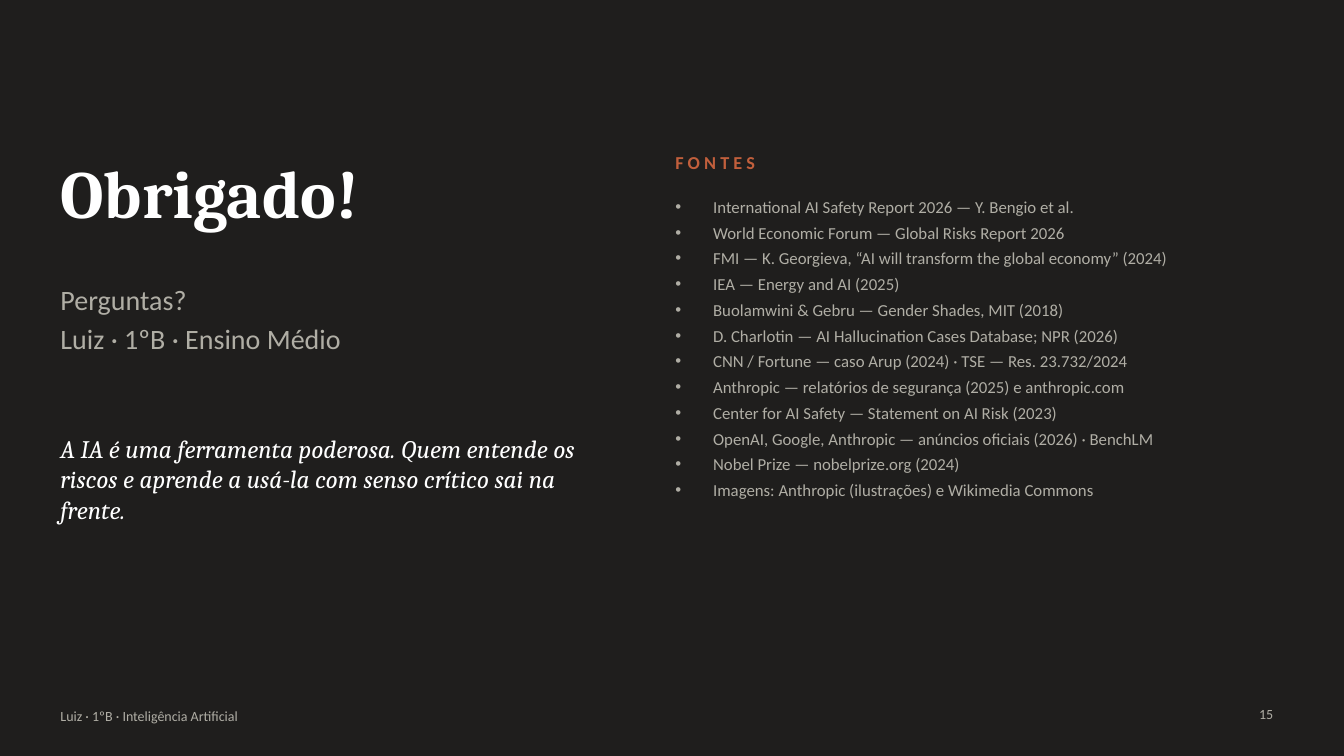
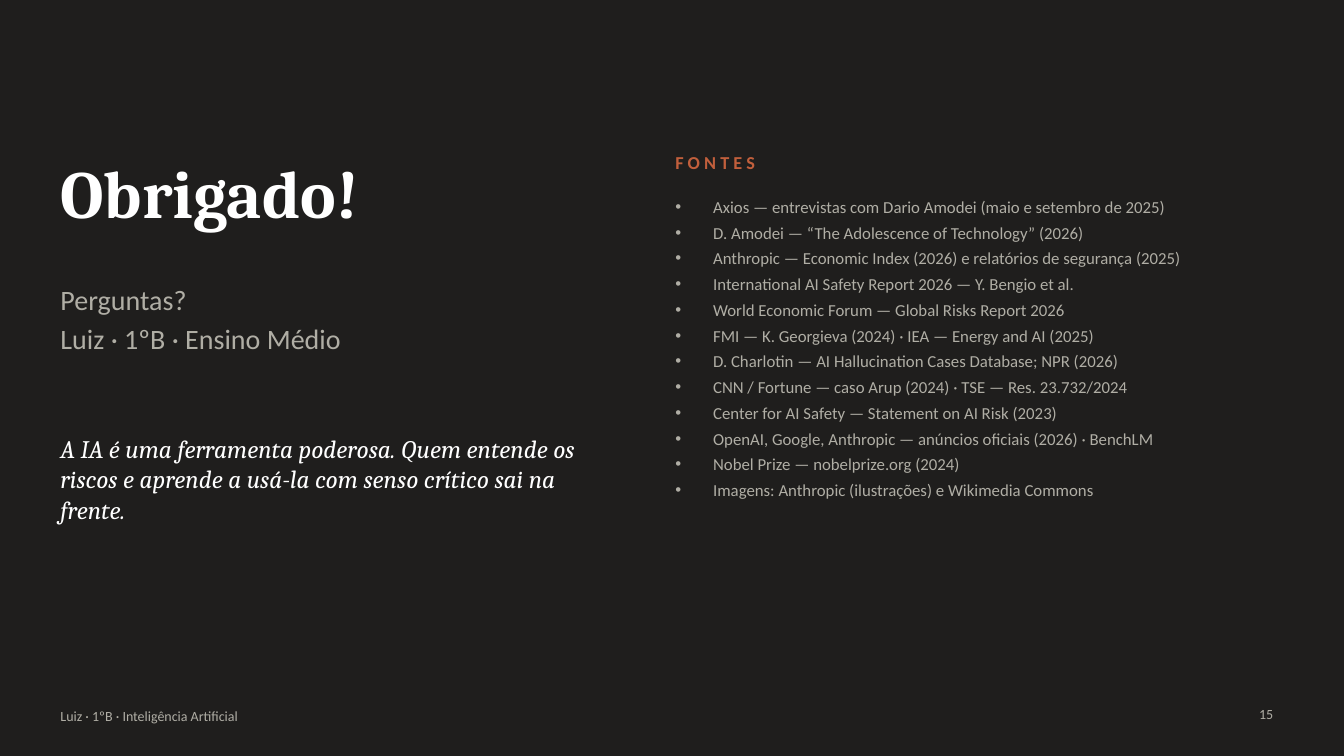
Before and after one commit to ArkhamKnight15/claude, a slide deck: slide 15 of apresentacao-ia/IA - Anthropic - Claude.pptx. Drawn at 1344x756 pixels with LibreOffice and Linux fonts; fonts in the diff are those of the drawing. Boxes give left, top, right and bottom in pixels: in the first picture for what was removed or moved away, otherwise in the second. Text is boxed around its words. In the diff, an @@ line names an element or a change of style, - is before the commit and + after.

```diff
--- a/apresentacao-ia/IA - Anthropic - Claude.pptx
+++ b/apresentacao-ia/IA - Anthropic - Claude.pptx
@@ text at [713, 201, 1180, 267]: paragraphs added @@
+• Axios — entrevistas com Dario Amodei (maio e setembro de 2025)
+• D. Amodei — “The Adolescence of Technology” (2026)
+• Anthropic — Economic Index (2026) e relatórios de segurança (2025)
@@ text at [713, 330, 1093, 345]: text changed @@
-• FMI — K. Georgieva, “AI will transform the global economy” (2024)
-• IEA — Energy and AI (2025)
-• Buolamwini & Gebru — Gender Shades, MIT (2018)
+• FMI — K. Georgieva (2024) · IEA — Energy and AI (2025)
@@ text at [713, 381, 1124, 396]: paragraph removed @@
-• Anthropic — relatórios de segurança (2025) e anthropic.com
```
Also in this commit, not shown: 10 other slides changed, 3 slides added, 3 slides removed, 2 other files.
